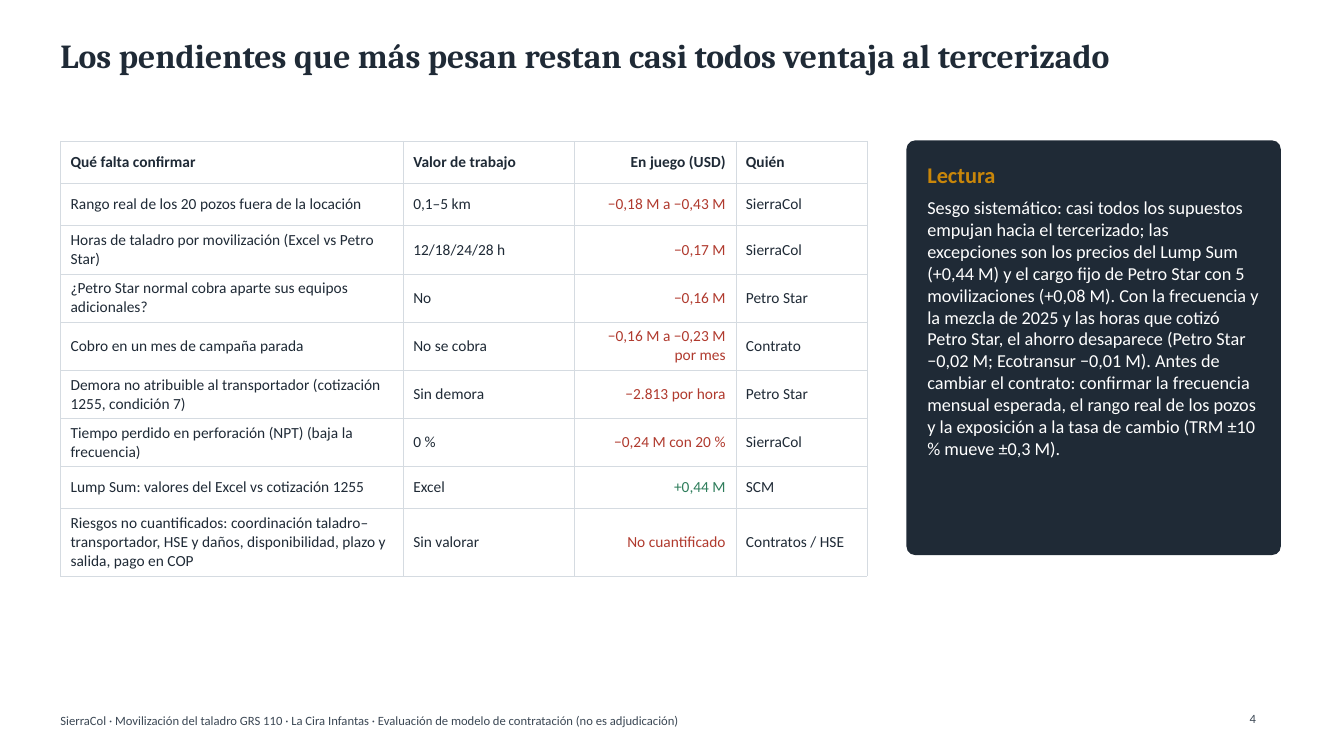
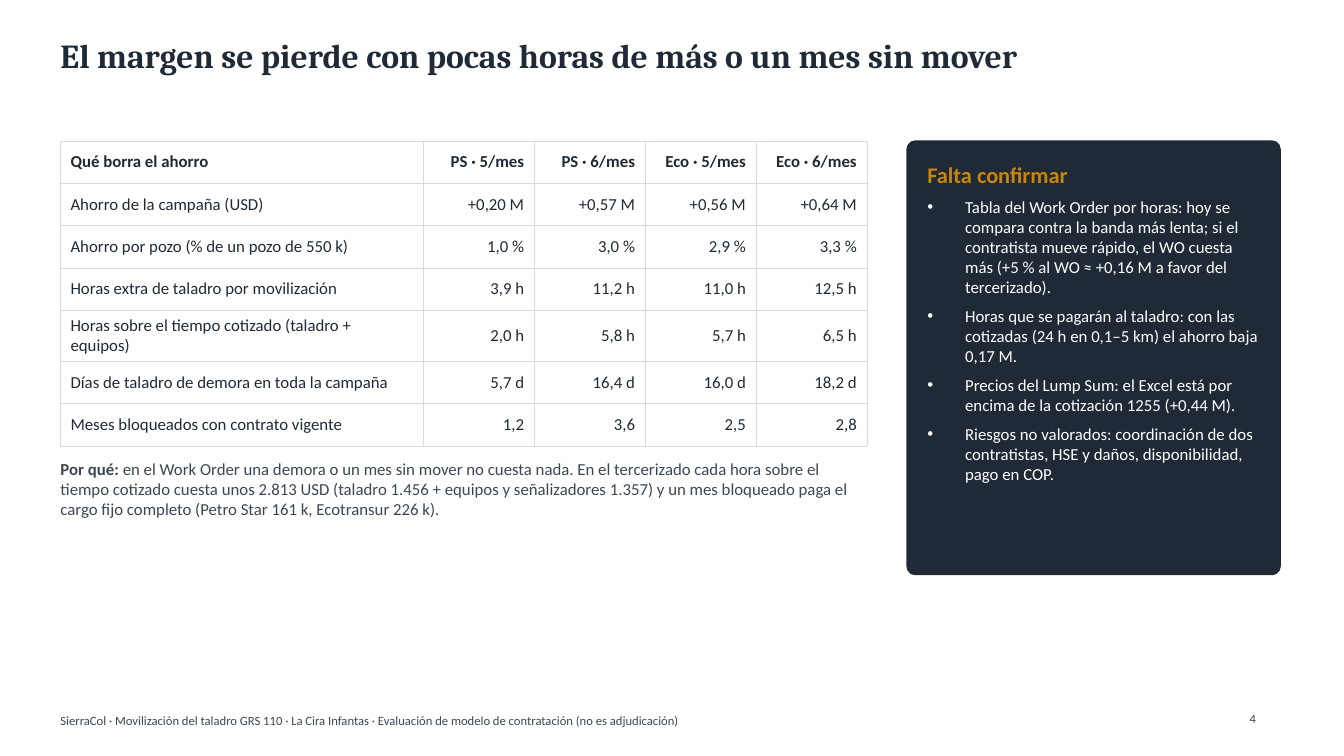
Before and after one commit to Elivl87/chatgpt-skills, a slide deck: slide 4 of movilizacion/entregables/Presentacion_Movilizacion_GRS110.pptx. Drawn at 1344x756 pixels with LibreOffice and Linux fonts; fonts in the diff are those of the drawing. Boxes give left, top, right and bottom in pixels: in the first picture for what was removed or moved away, otherwise in the second. Text is boxed around its words. In the diff, an @@ line names an element or a change of style, - is before the commit and + after.

```diff
--- a/movilizacion/entregables/Presentacion_Movilizacion_GRS110.pptx
+++ b/movilizacion/entregables/Presentacion_Movilizacion_GRS110.pptx
@@ title at bbox=[60, 44, 1017, 76]: text changed @@
-Los pendientes que más pesan restan casi todos ventaja al tercerizado
+El margen se pierde con pocas horas de más o un mes sin mover
@@ table at bbox=[60, 141, 867, 437] @@
-Qué falta confirmar | Valor de trabajo | En juego (USD) | Quién
-Rango real de los 20 pozos fuera de la locación | 0,1–5 km | −0,18 M a −0,43 M | SierraCol
-Horas de taladro por movilización (Excel vs Petro Star) | 12/18/24/28 h | −0,17 M | SierraCol
-¿Petro Star normal cobra aparte sus equipos adicionales? | No | −0,16 M | Petro Star
-Cobro en un mes de campaña parada | No se cobra | −0,16 M a −0,23 M por mes | Contrato
-Demora no atribuible al transportador (cotización 1255, condición 7) | Sin demora | −2.813 por hora | Petro Star
-Tiempo perdido en perforación (NPT) (baja la frecuencia) | 0 % | −0,24 M con 20 % | SierraCol
-Lump Sum: valores del Excel vs cotización 1255 | Excel | +0,44 M | SCM
-Riesgos no cuantificados: coordinación taladro–transportador, HSE y daños, disponibilidad, plazo y salida, pago en COP | Sin valorar | No cuantificado | Contratos / HSE
+Qué borra el ahorro | PS · 5/mes | PS · 6/mes | Eco · 5/mes | Eco · 6/mes
+Ahorro de la campaña (USD) | +0,20 M | +0,57 M | +0,56 M | +0,64 M
+Ahorro por pozo (% de un pozo de 550 k) | 1,0 % | 3,0 % | 2,9 % | 3,3 %
+Horas extra de taladro por movilización | 3,9 h | 11,2 h | 11,0 h | 12,5 h
+Horas sobre el tiempo cotizado (taladro + equipos) | 2,0 h | 5,8 h | 5,7 h | 6,5 h
+Días de taladro de demora en toda la campaña | 5,7 d | 16,4 d | 16,0 d | 18,2 d
+Meses bloqueados con contrato vigente | 1,2 | 3,6 | 2,5 | 2,8
@@ rounded rectangle: place and size @@
-rounded rectangle at bbox=[907, 141, 1280, 555]
+rounded rectangle at bbox=[907, 141, 1280, 575]
@@ text at bbox=[927, 167, 1258, 483]: text changed; size 13 to 12 pt @@
-Lectura
-Sesgo sistemático: casi todos los supuestos empujan hacia el tercerizado; las excepciones son los precios del Lump Sum (+0,44 M) y el cargo fijo de Petro Star con 5 movilizaciones (+0,08 M). Con la frecuencia y la mezcla de 2025 y las horas que cotizó Petro Star, el ahorro desaparece (Petro Star −0,02 M; Ecotransur −0,01 M). Antes de cambiar el contrato: confirmar la frecuencia mensual esperada, el rango real de los pozos y la exposición a la tasa de cambio (TRM ±10 % mueve ±0,3 M).
+Falta confirmar
+• Tabla del Work Order por horas: hoy se compara contra la banda más lenta; si el contratista mueve rápido, el WO cuesta más (+5 % al WO ≈ +0,16 M a favor del tercerizado).
+• Horas que se pagarán al taladro: con las cotizadas (24 h en 0,1–5 km) el ahorro baja 0,17 M.
+• Precios del Lump Sum: el Excel está por encima de la cotización 1255 (+0,44 M).
+• Riesgos no valorados: coordinación de dos contratistas, HSE y daños, disponibilidad, pago en COP.
@@ text added at bbox=[60, 463, 847, 518], 12 pt, text #3B4754 @@
+Por qué: en el Work Order una demora o un mes sin mover no cuesta nada. En el tercerizado cada hora sobre el tiempo cotizado cuesta unos 2.813 USD (taladro 1.456 + equipos y señalizadores 1.357) y un mes bloqueado paga el cargo fijo completo (Petro Star 161 k, Ecotransur 226 k).
```
Also in this commit, not shown: 2 other slides changed, 8 other files.
